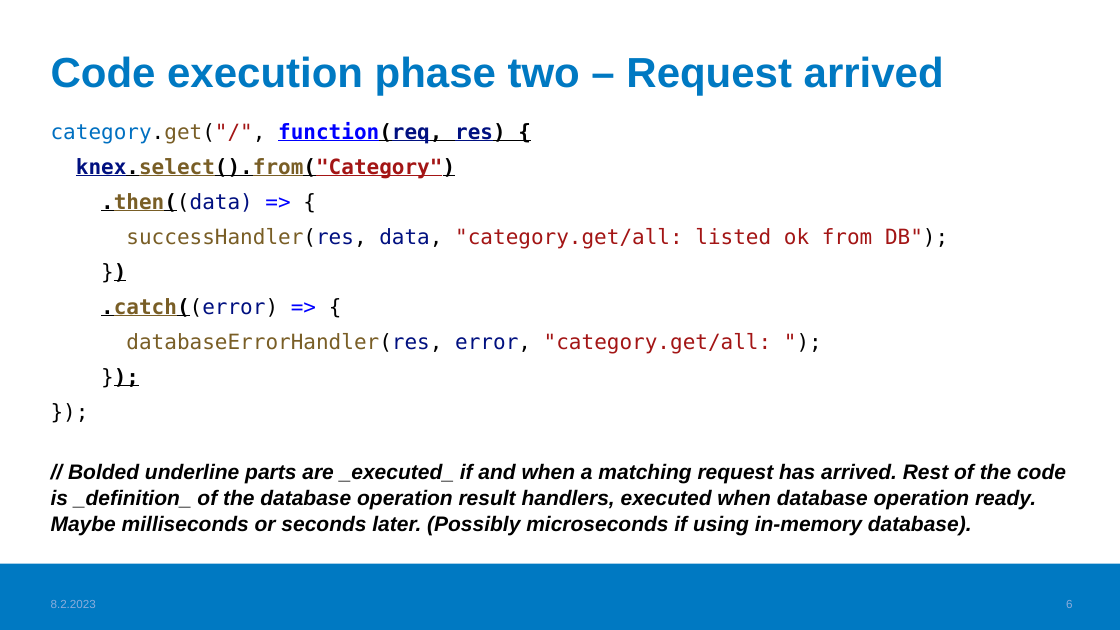
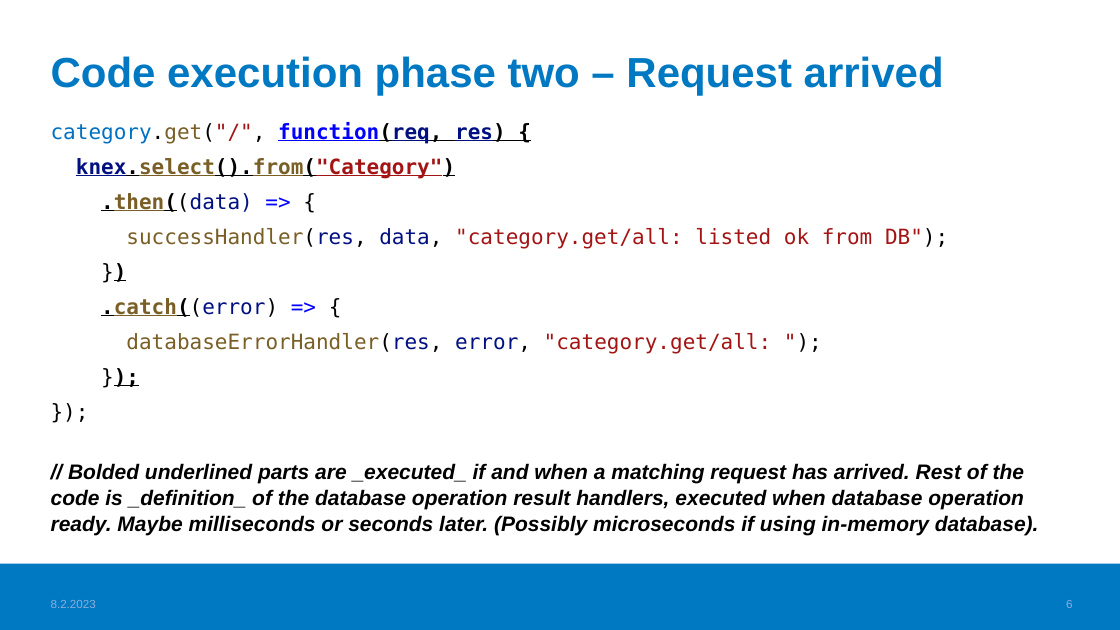
Before and after one commit to haagahelia/ohke-teknologiat, a slide deck: slide 6 of 05_es6_node/NodeJS_demo/03_asynchronous_code_promises/AsynchronousCode_Promises.pptx. Drawn at 1120x630 pixels with LibreOffice and Linux fonts; fonts in the diff are those of the drawing; background and template pictures are left out. Boxes give left, top, right and bottom in pixels: in the first picture for what was removed or moved away, otherwise in the second. Text is boxed around its words. In the diff, an @@ line names an element or a change of style, - is before the commit and + after.

```diff
--- a/05_es6_node/NodeJS_demo/03_asynchronous_code_promises/AsynchronousCode_Promises.pptx
+++ b/05_es6_node/NodeJS_demo/03_asynchronous_code_promises/AsynchronousCode_Promises.pptx
@@ text at [51,463,1039,535]: text changed @@
-// Bolded underline parts are _executed_ if and when a matching request has arrived. Rest of the code is _definition_ of the database operation result handlers, executed when database operation ready. Maybe milliseconds or seconds later. (Possibly microseconds if using in-memory database).
+// Bolded underlined parts are _executed_ if and when a matching request has arrived. Rest of the code is _definition_ of the database operation result handlers, executed when database operation ready. Maybe milliseconds or seconds later. (Possibly microseconds if using in-memory database).
```
Also in this commit, not shown: 2 other slides changed, 1 other file.
